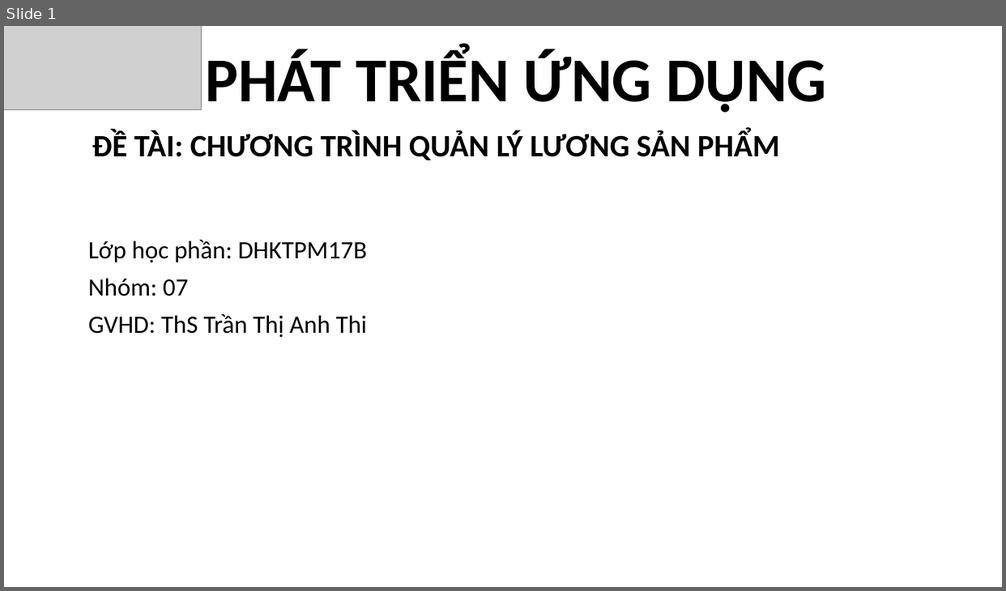
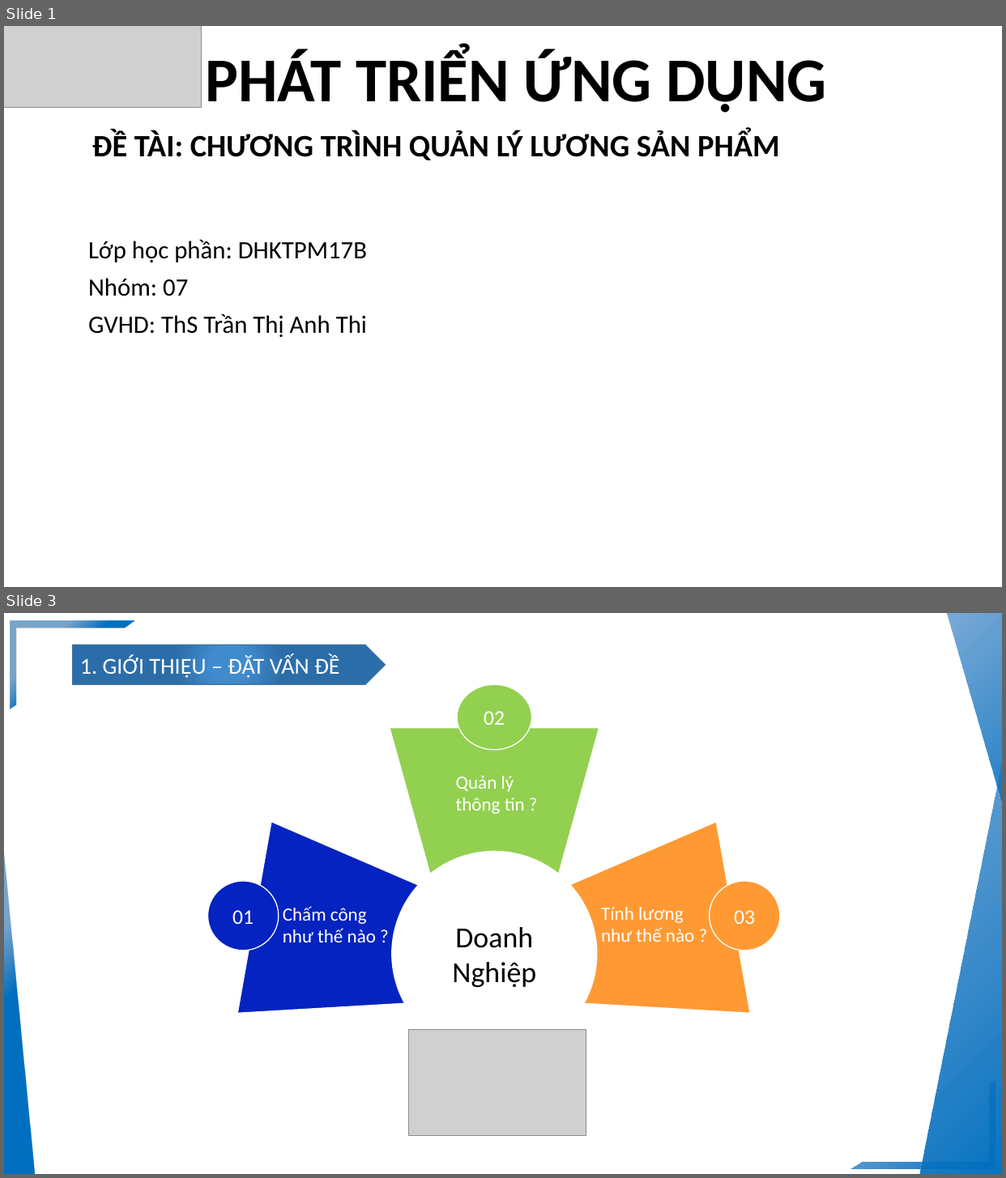
Before and after one commit to AnVungTau/PTUD-Nhoms7_l-ng, a slide deck: PTUD_2023_Nhom7_DHKTPM17B/FileTrinhChieu/Nhom07_UngDungQuanLyLuongSanPham.pptx. Shown one above the other, each under a label of ours: slide 1 before the commit, slides 1 and 3 after it; the slides between them are not shown. The pictures are 1006x591 and 1006x1178 pixels, drawn with LibreOffice and Linux fonts; fonts in the diff are those of the drawing; grey boxes stand for pictures; background and template pictures are left out. Boxes give left, top, right and bottom in pixels: in the first picture for what was removed or moved away, otherwise in the second. Text is boxed around its words. In the diff, an @@ line names an element or a change of style, - is before the commit and + after.

```diff
--- a/PTUD_2023_Nhom7_DHKTPM17B/FileTrinhChieu/Nhom07_UngDungQuanLyLuongSanPham.pptx
+++ b/PTUD_2023_Nhom7_DHKTPM17B/FileTrinhChieu/Nhom07_UngDungQuanLyLuongSanPham.pptx
@@ slide 3 added at bbox=[4, 613, 1002, 1174], background #FFFFFF @@
@@ half frame added at bbox=[10, 620, 135, 709], fill gradient #0070C0 to #2D71AE @@
@@ right triangle added at bbox=[943, 613, 1002, 877], fill gradient #0070C0 to #327DC2 @@
@@ pentagon arrow added at bbox=[73, 645, 385, 685], fill gradient #408BCE to #2B6DA9, outline #43739E 1 pt, 22 pt, text #FFFFFF @@
+1. GIỚI THIỆU – ĐẶT VẤN ĐỀ
@@ right triangle added at bbox=[918, 655, 1002, 1174], fill gradient #0070C0 to #327DC2 @@
@@ right triangle added at bbox=[4, 813, 36, 1174], fill gradient #0070C0 to #2D71AE @@
@@ group added at bbox=[207, 685, 780, 1135]: 4 ellipses, 3 flow chart manual operations, 3 texts, 1 picture @@
+02
+01
+03
+Doanh Nghiệp
+Chấm công
+như thế nào ?
+Tính lương
+như thế nào ?
+Quản lý
+thông tin ?
@@ half frame added at bbox=[850, 1080, 995, 1169], fill gradient #0070C0 to #327DC2 @@
@@ slide 1 changed as well @@
@@ picture: place and size @@
-picture at bbox=[4, 26, 201, 110]
+picture at bbox=[4, 26, 201, 107]
```
Also in this commit, not shown: 1 other slide changed, 15 other slides added, 10 slides removed, 3 other files.
